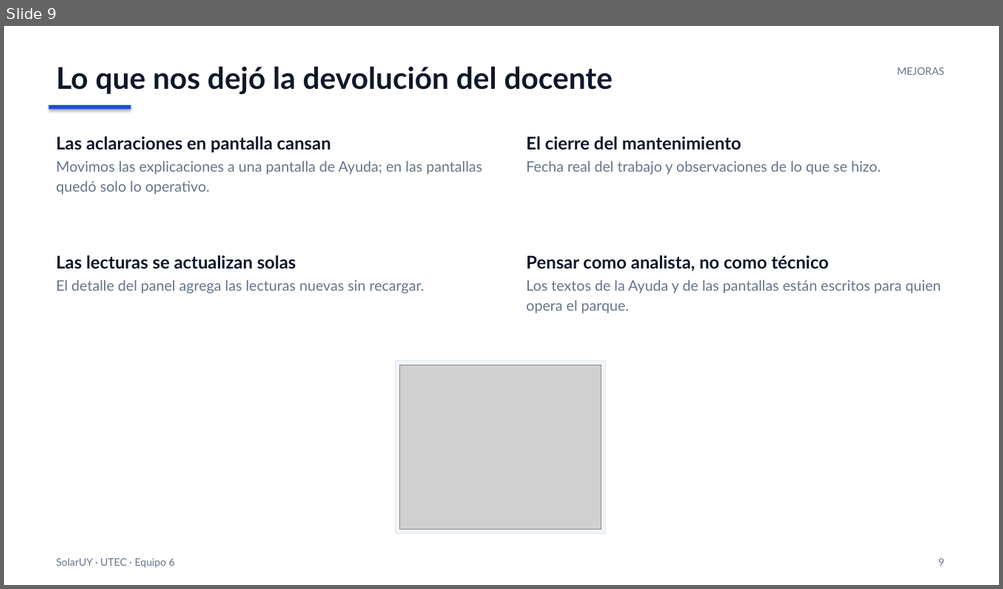
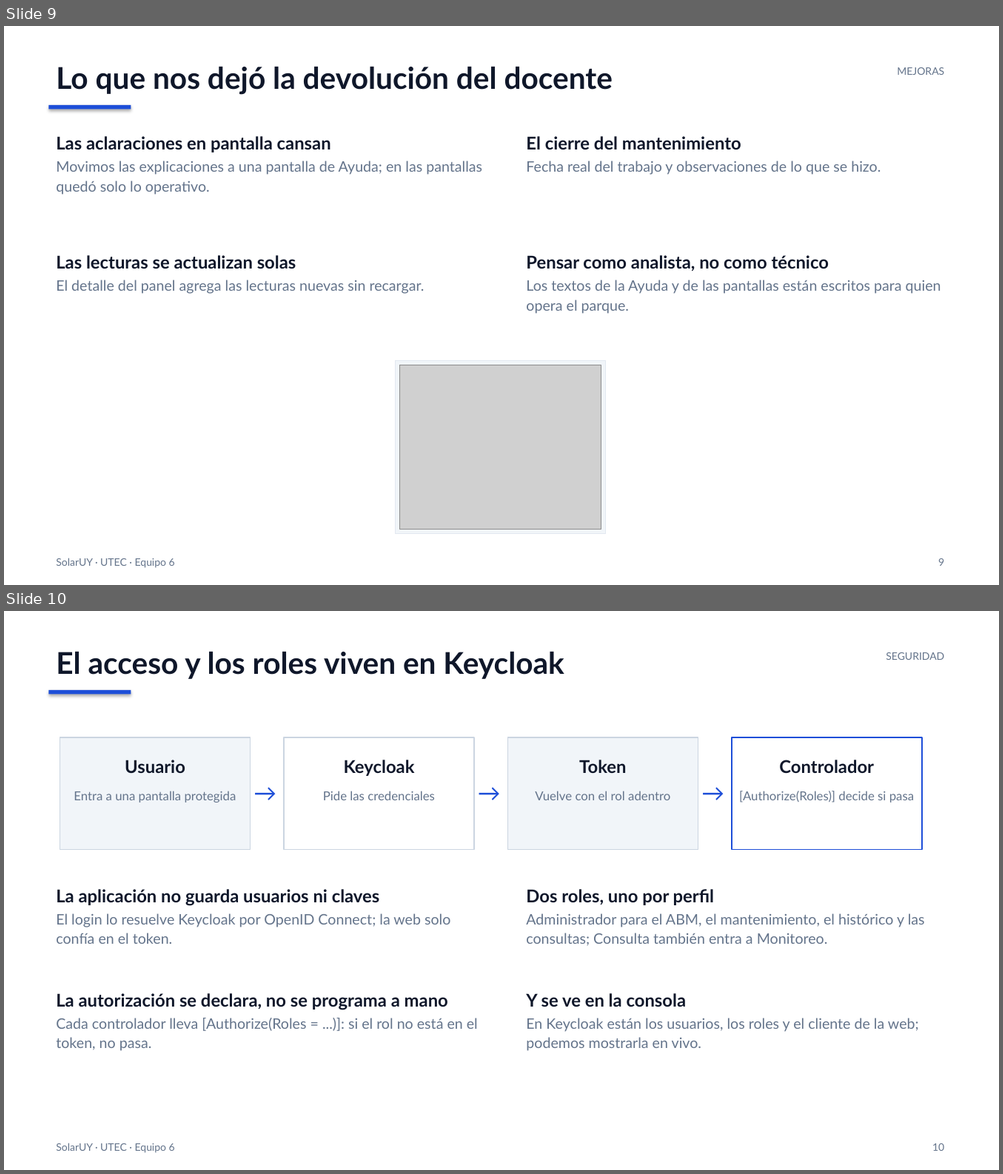
Before and after one commit to 6buriano/.NetSolarUY, a slide deck: Documentacion/PRESENTACION-SolarUY.pptx. Shown one above the other, each under a label of ours: slide 9 before the commit, slides 9 and 10 after it. The pictures are 1003x589 and 1003x1174 pixels, drawn with LibreOffice and Linux fonts; fonts in the diff are those of the drawing; grey boxes stand for pictures. Boxes give left, top, right and bottom in pixels: in the first picture for what was removed or moved away, otherwise in the second. Text is boxed around its words. In the diff, an @@ line names an element or a change of style, - is before the commit and + after.

Commit message:
Keycloak en el guion del video y en la presentacion
- COMO-GRABAR-EL-VIDEO.md: bloque extra (25 segundos) para mostrar la consola de administracion:
  como entrar, que pantallas mostrar en orden (roles, usuarios, cliente de la web y sesiones), que
  decir en cada una y que NO mostrar (la pestana Credentials con el client secret, datos personales,
  y no cambiar nada en vivo). Se explica donde ubicarlo en el video.
- GUION-VIDEO-SolarUY.md: el bloque y su narracion, con los tiempos corridos.
- Presentacion: diapositiva nueva (10) con el flujo del acceso: usuario -> Keycloak -> token con rol
  -> [Authorize(Roles)] en el controlador, y los dos roles del sistema.

```diff
--- a/Documentacion/PRESENTACION-SolarUY.pptx
+++ b/Documentacion/PRESENTACION-SolarUY.pptx
@@ slide 10 added at <box>4,611,999,1170</box>, background #FFFFFF @@
@@ text added at <box>56,651,563,679</box>, 29 pt, text #0F172A, bold @@
+El acceso y los roles viven en Keycloak
@@ text added at <box>885,652,944,660</box>, 10 pt, text #64748B @@
+SEGURIDAD
@@ rectangle added at <box>48,690,131,695</box>, fill #1D4ED8 @@
@@ rectangle added at <box>60,738,250,850</box>, fill #F1F5F9, outline #CBD5E1 1.25 pt @@
@@ rectangle added at <box>284,738,474,850</box>, fill #FFFFFF, outline #CBD5E1 1.25 pt @@
@@ rectangle added at <box>508,738,698,850</box>, fill #F1F5F9, outline #CBD5E1 1.25 pt @@
@@ rectangle added at <box>731,738,922,850</box>, fill #FFFFFF, outline #1D4ED8 1.25 pt @@
@@ text added at <box>125,760,185,773</box>, 17 pt, text #0F172A, bold @@
+Usuario
@@ text added at <box>344,760,415,776</box>, 17 pt, text #0F172A, bold @@
+Keycloak
@@ text added at <box>579,760,626,773</box>, 17 pt, text #0F172A, bold @@
+Token
@@ text added at <box>779,760,874,773</box>, 17 pt, text #0F172A, bold @@
+Controlador
@@ text added at <box>247,772,284,801</box>, 22 pt, text #1D4ED8 @@
+→
@@ text added at <box>470,772,508,801</box>, 22 pt, text #1D4ED8 @@
+→
@@ text added at <box>694,772,731,801</box>, 22 pt, text #1D4ED8 @@
+→
@@ text added at <box>74,791,236,803</box>, 12 pt, text #64748B @@
+Entra a una pantalla protegida
@@ text added at <box>323,791,435,800</box>, 12 pt, text #64748B @@
+Pide las credenciales
@@ text added at <box>535,791,670,800</box>, 12 pt, text #64748B @@
+Vuelve con el rol adentro
@@ text added at <box>739,791,913,803</box>, 12 pt, text #64748B @@
+[Authorize(Roles)] decide si pasa
@@ text added at <box>56,889,450,944</box>, 14 pt, text #64748B @@
+La aplicación no guarda usuarios ni claves
+El login lo resuelve Keycloak por OpenID Connect; la web solo confía en el token.
@@ text added at <box>526,889,925,945</box>, 14 pt, text #64748B @@
+Dos roles, uno por perfil
+Administrador para el ABM, el mantenimiento, el histórico y las consultas; Consulta también entra a Monitoreo.
@@ text added at <box>56,994,478,1051</box>, 14 pt, text #64748B @@
+La autorización se declara, no se programa a mano
+Cada controlador lleva [Authorize(Roles = ...)]: si el rol no está en el token, no pasa.
@@ text added at <box>526,994,919,1051</box>, 14 pt, text #64748B @@
+Y se ve en la consola
+En Keycloak están los usuarios, los roles y el cliente de la web; podemos mostrarla en vivo.
@@ text added at <box>56,1143,175,1153</box>, 10 pt, text #64748B @@
+SolarUY · UTEC · Equipo 6
@@ text added at <box>932,1144,944,1151</box>, 10 pt, text #64748B @@
+10
```
Also in this commit, not shown: 3 other files.
